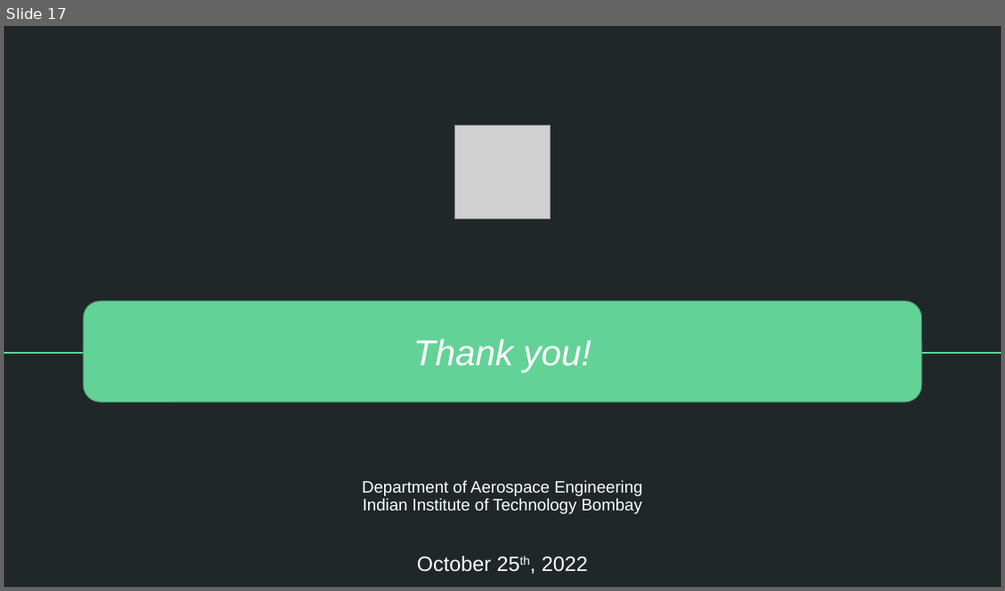
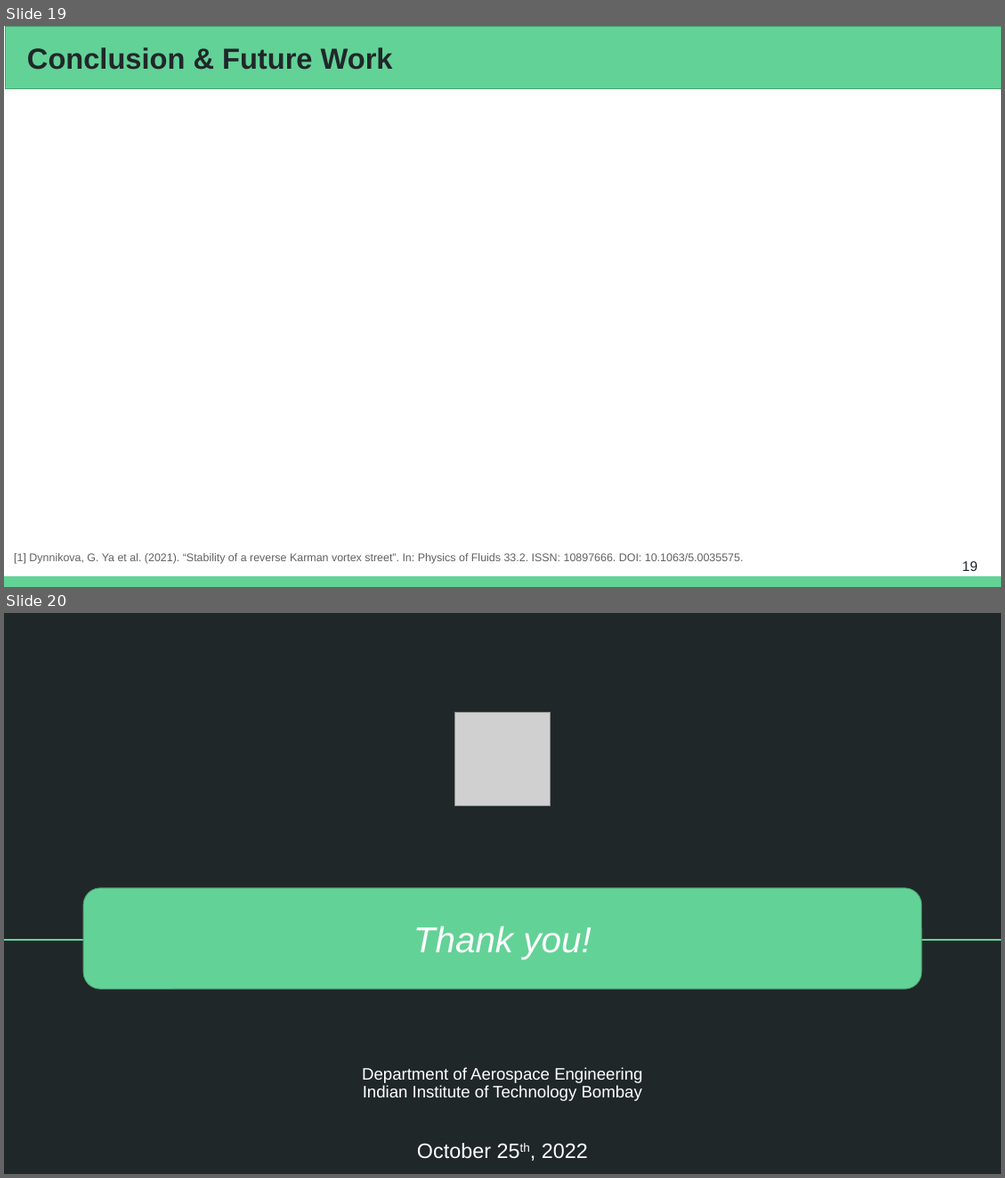
Before and after one commit to Prajwal-Prathiksh/ddp-thesis, a slide deck: report/DDP Stage I - 2022.pptx. Shown one above the other, each under a label of ours: slide 17 before the commit, slides 19 and 20 after it. The pictures are 1005x591 and 1005x1178 pixels, drawn with LibreOffice and Linux fonts; fonts in the diff are those of the drawing; grey boxes stand for pictures. Boxes give left, top, right and bottom in pixels: in the first picture for what was removed or moved away, otherwise in the second. Text is boxed around its words. In the diff, an @@ line names an element or a change of style, - is before the commit and + after.

```diff
--- a/report/DDP Stage I - 2022.pptx
+++ b/report/DDP Stage I - 2022.pptx
@@ slide 19 added at [4,26,1001,587], background #FFFFFF @@
@@ rectangle added at [5,26,1001,89], fill #63D297, outline #4BA173 0.75 pt @@
@@ title added at [27,47,393,70], 28 pt, text #202729, bold @@
+Conclusion & Future Work
@@ text added at [14,553,744,564], 10.7 pt, text #616161 @@
+[1] Dynnikova, G. Ya et al. (2021). “Stability of a reverse Karman vortex street”. In: Physics of Fluids 33.2. ISSN: 10897666. DOI: 10.1063/5.0035575.
@@ rectangle added at [4,576,1001,587], fill #63D297 @@
@@ page number added at [962,561,977,571], 13.3 pt, text #202729 @@
+19
@@ what was slide 17 is now slide 20 @@
```
Also in this commit, not shown: 2 slides changed, 2 other slides added.
